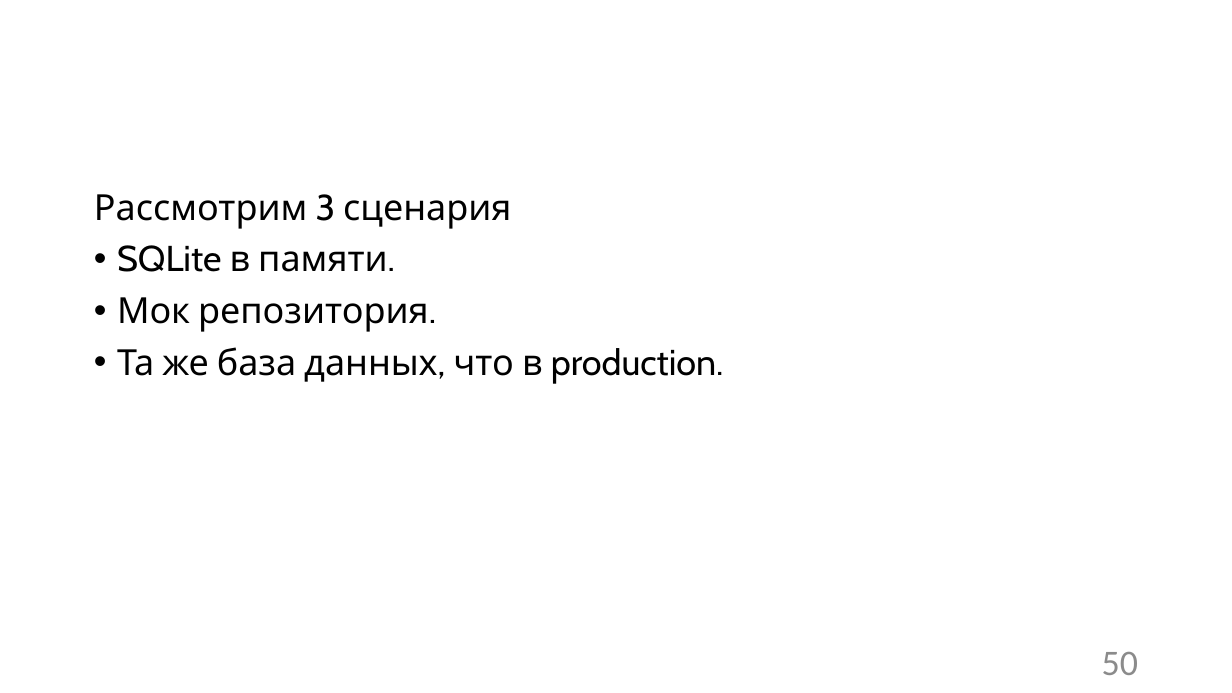
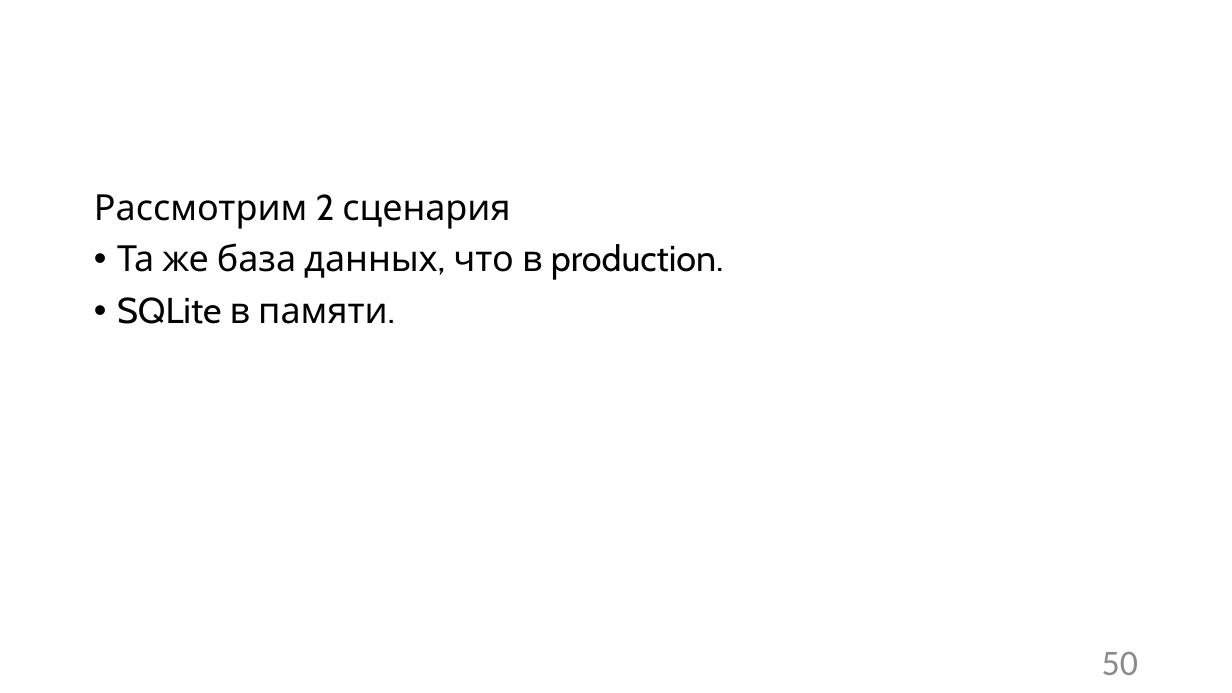
Before and after one commit to Sa1Gur/DbTest.Containers, a slide deck: slide 50 of DbaseTesting.pptx. Drawn at 1232x693 pixels with LibreOffice and Linux fonts; fonts in the diff are those of the drawing; background and template pictures are left out. Boxes give left, top, right and bottom in pixels: in the first picture for what was removed or moved away, otherwise in the second. Text is boxed around its words. In the diff, an @@ line names an element or a change of style, - is before the commit and + after.

```diff
--- a/DbaseTesting.pptx
+++ b/DbaseTesting.pptx
@@ text at [94, 194, 724, 280]: text changed @@
-Рассмотрим 3 сценария
+Рассмотрим 2 сценария
+• Та же база данных, что в production.
@@ text at [117, 297, 724, 383]: paragraphs removed @@
-• Мок репозитория.
-• Та же база данных, что в production.
```
Also in this commit, not shown: 10 other slides changed, 1 slide added, 1 slide removed, 4 other files.
